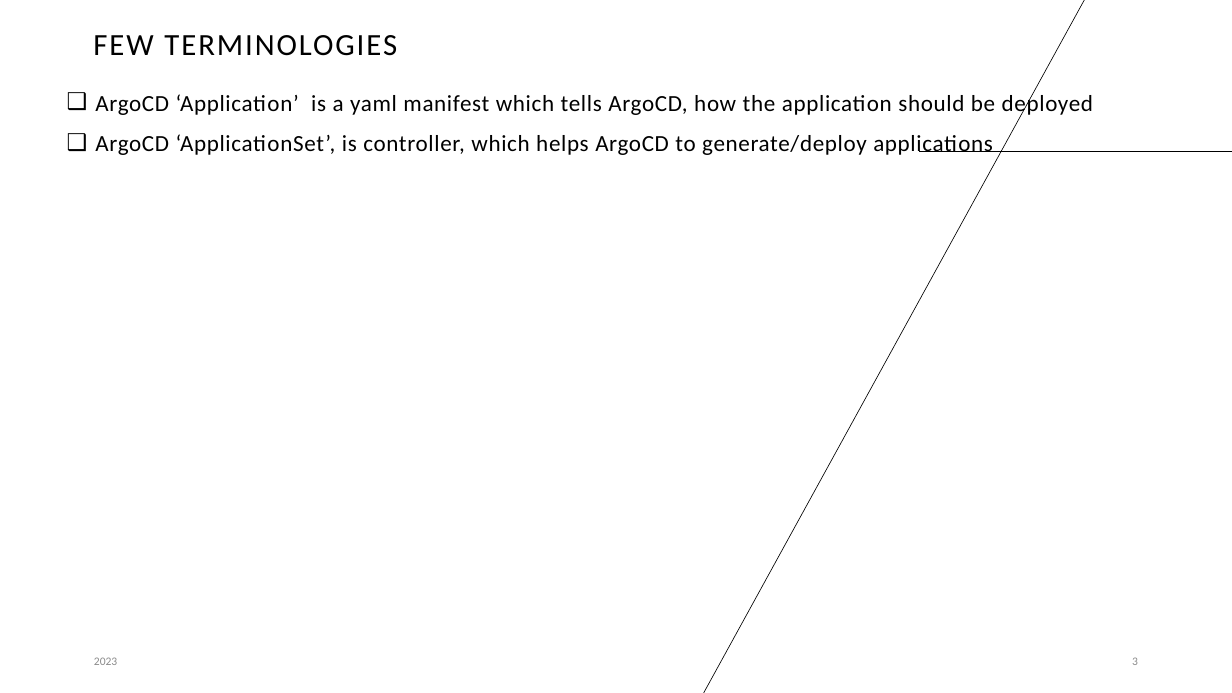
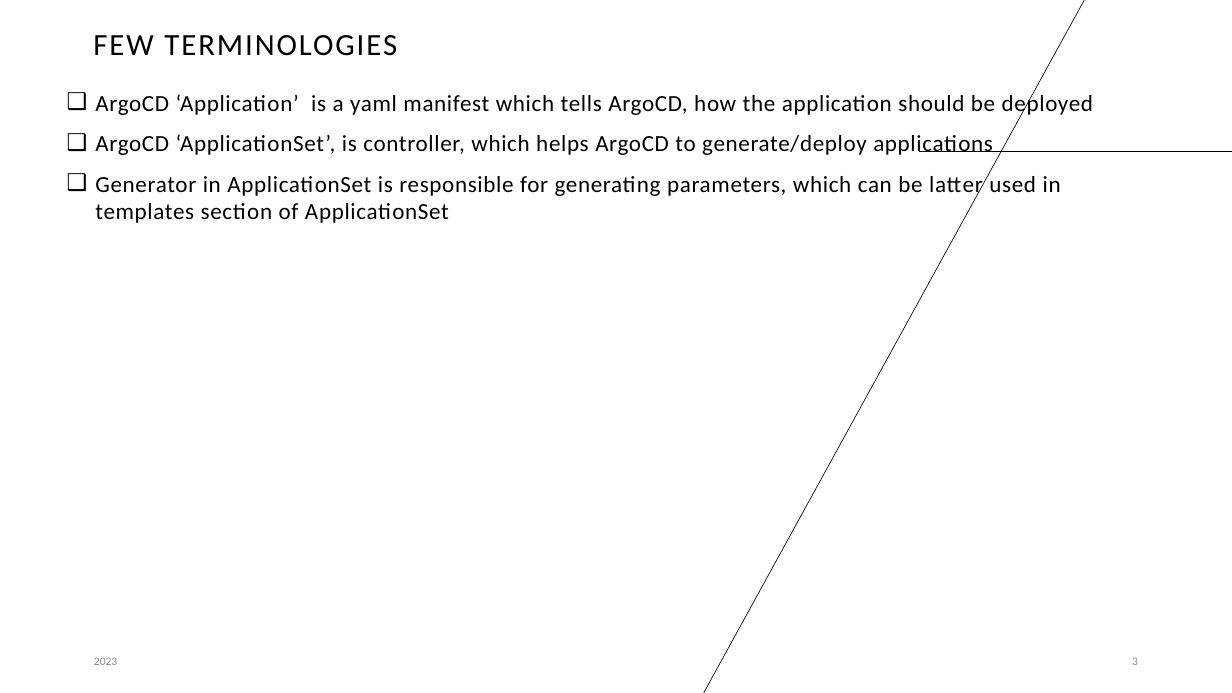
Before and after one commit to yamini-nagellaa/k8-ocp-argo-all, a slide deck: slide 3 of argo_learnings.pptx. Drawn at 1232x693 pixels with LibreOffice and Linux fonts; fonts in the diff are those of the drawing. Boxes give left, top, right and bottom in pixels: in the first picture for what was removed or moved away, otherwise in the second. Text is boxed around its words. In the diff, an @@ line names an element or a change of style, - is before the commit and + after.

Commit message:
argo

```diff
--- a/argo_learnings.pptx
+++ b/argo_learnings.pptx
@@ text at bbox=[95, 172, 1061, 223]: paragraph added @@
+❑ Generator in ApplicationSet is responsible for generating parameters, which can be latter used in templates section of ApplicationSet
```
